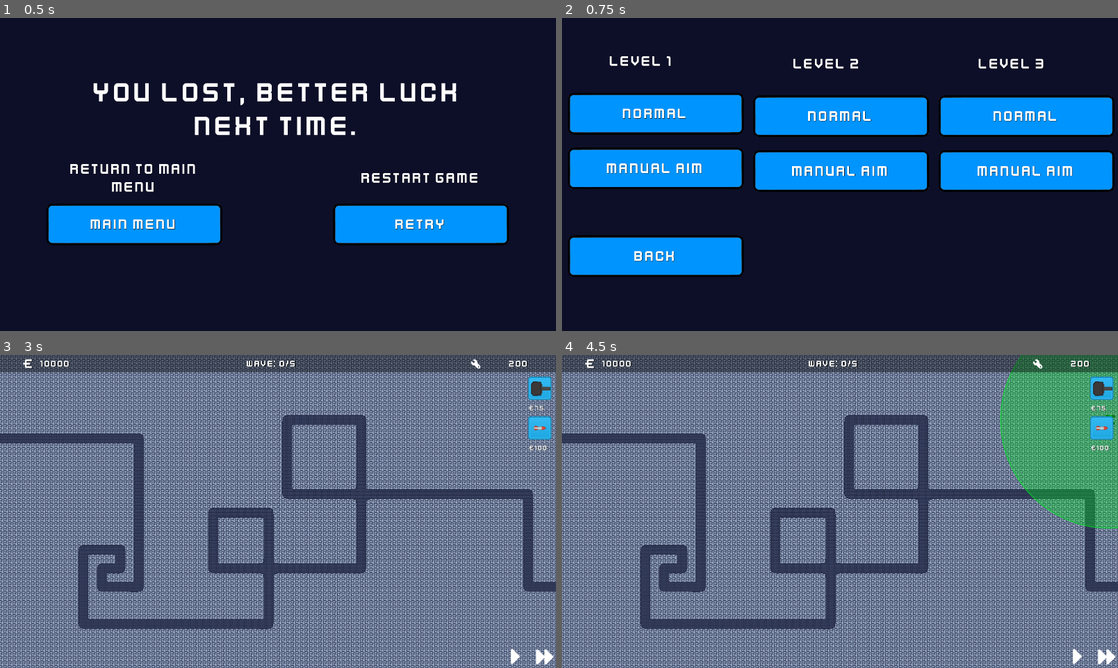
Above: before the commit, frames 1-4 (two rows, left to right).
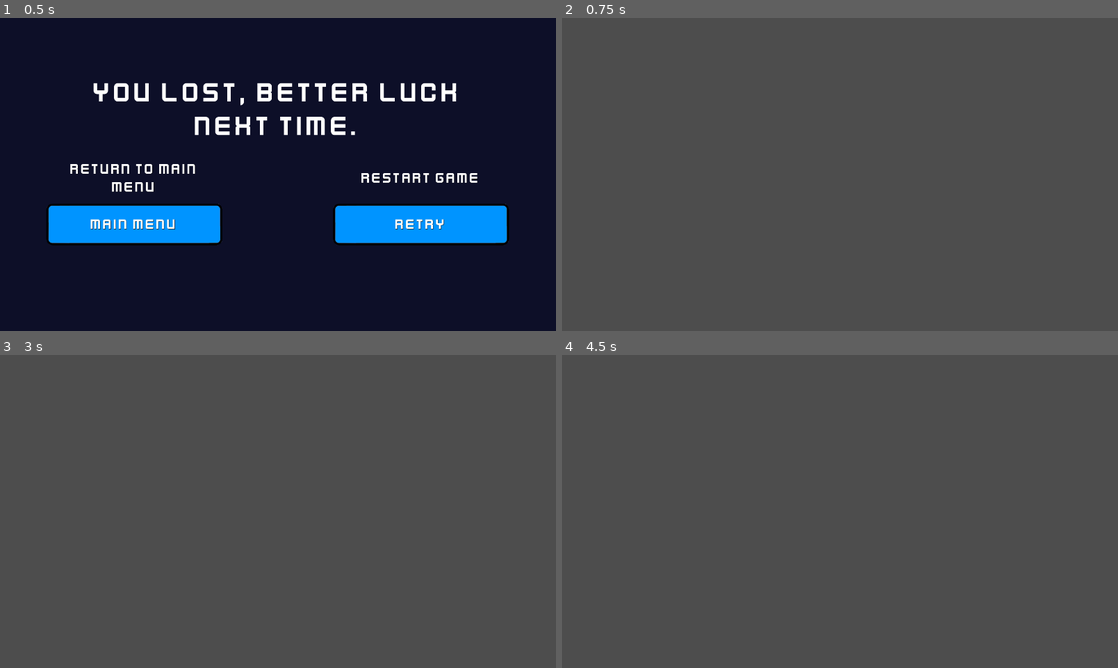
Above: after the commit, the same moments.

Repository: Sondervick/PWS-TowerDefense-Game
Game: Godot game, scene res://Scenes/UIScenes/LoseScreen.tscn
Same seed, same stepped clock (60 frames per second), same inputs: the game is played once before the commit and once after it. This scene is started directly instead of the project's main scene.
Inputs (mouse positions are in pixels of both pictures, inside the frame that each line leads up to):
- Up to frame 1 (0.5 s): no input
- Up to frame 2 (0.75 s): click "retry" at 0.5 s
- Up to frame 3 (3 s): click (77, 398) at 1.25 s, where only the run before the commit has a clickable "LEVEL 1"; click (77, 398) at 2 s, where only the run before the commit has a clickable "LEVEL 1"; click (94, 452) at 2.75 s, where only the run before the commit has a clickable "NORMAL"
- Up to frame 4 (4.5 s): click (1101, 389) at 3.52 s; click (1101, 426) at 4.27 s

Frame 1 is identical in both runs. In frame 2, 100% of the frame differs, in the area x 0-100%, y 0-100%; in frame 3, 90%; in frame 4, 91%.
Error after the commit: Invalid access to property or key 'pressed' on a base object of type 'Nil'. (res://Scenes/UIScenes/WinScreen.gd:6)

Commit message:
:construction: New sound effects and win screen changes.

Diff:
--- a/Scenes/UIScenes/WinScreen.gd
+++ b/Scenes/UIScenes/WinScreen.gd
@@ -1,8 +1,9 @@
 extends Node2D
-
-
+@export var MainMenuBTN: TextureButton = null
+@export var GameScene: PackedScene = null
 # Called when the node enters the scene tree for the first time.
 func _ready():
+	MainMenuBTN.pressed.connect(_on_main_menu_pressed)
 	pass # Replace with function body.
 
 
@@ -23,6 +24,7 @@
 	self.queue_free()
 	#laad de nieuwe scene naar een variabele genaamd new_scene
 	var new_scene = load("res://Scenes/GameScene.tscn").instantiate()
+	var ny_new_scene = GameScene.instantiate()
 	#haal de parent op (in dit geval scene handler)
 	#voeg de niewe scene toe aan de parent
 	get_parent().add_child(new_scene)
Not shown, added: Assets/Sound/SFX/explosion.wav.import
Not shown, added: Assets/Sound/SFX/gun.wav.import
Not shown, added: Assets/Sound/SFX/explosion.wav
Not shown, added: Assets/Sound/SFX/gun.wav
